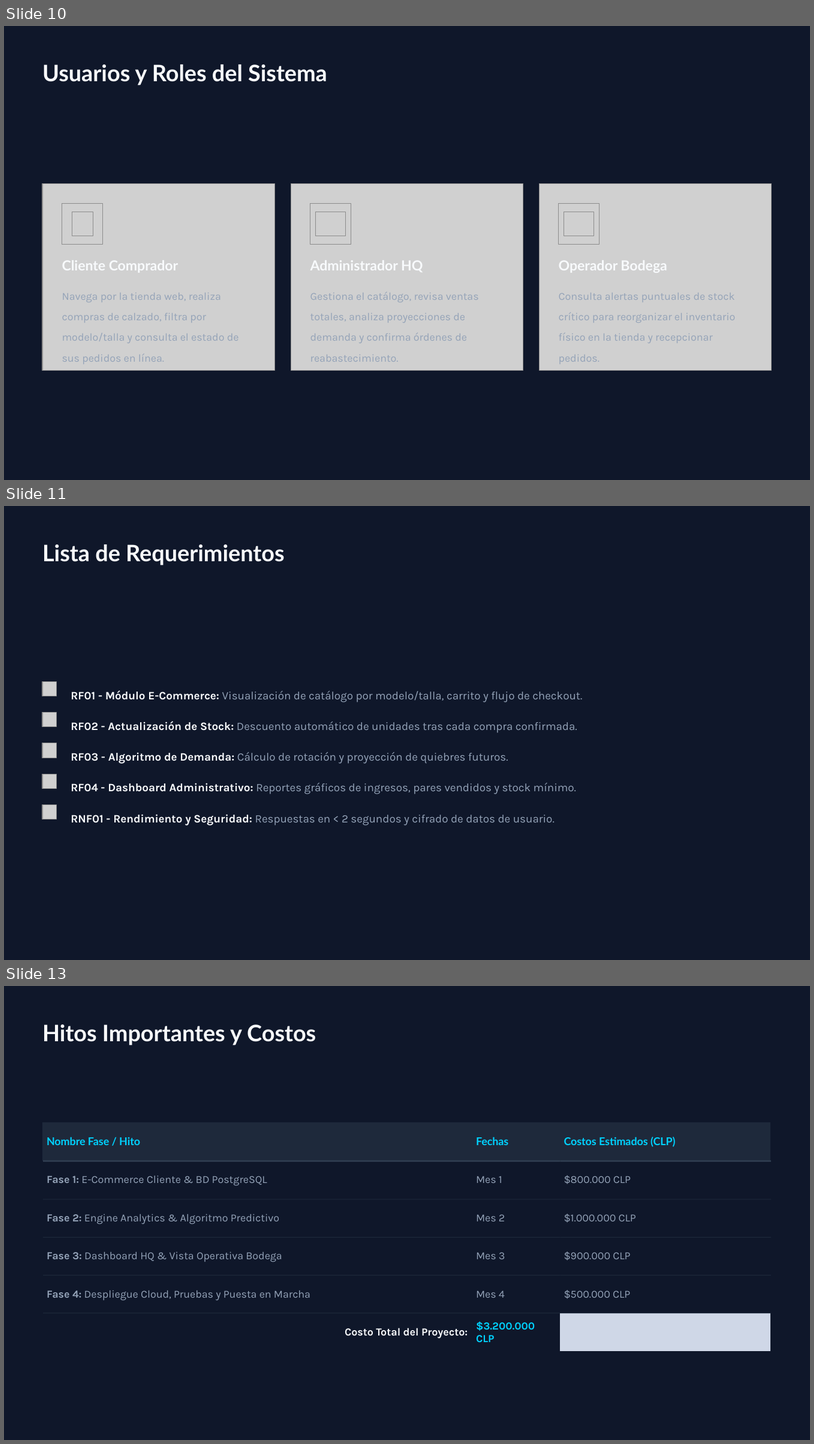
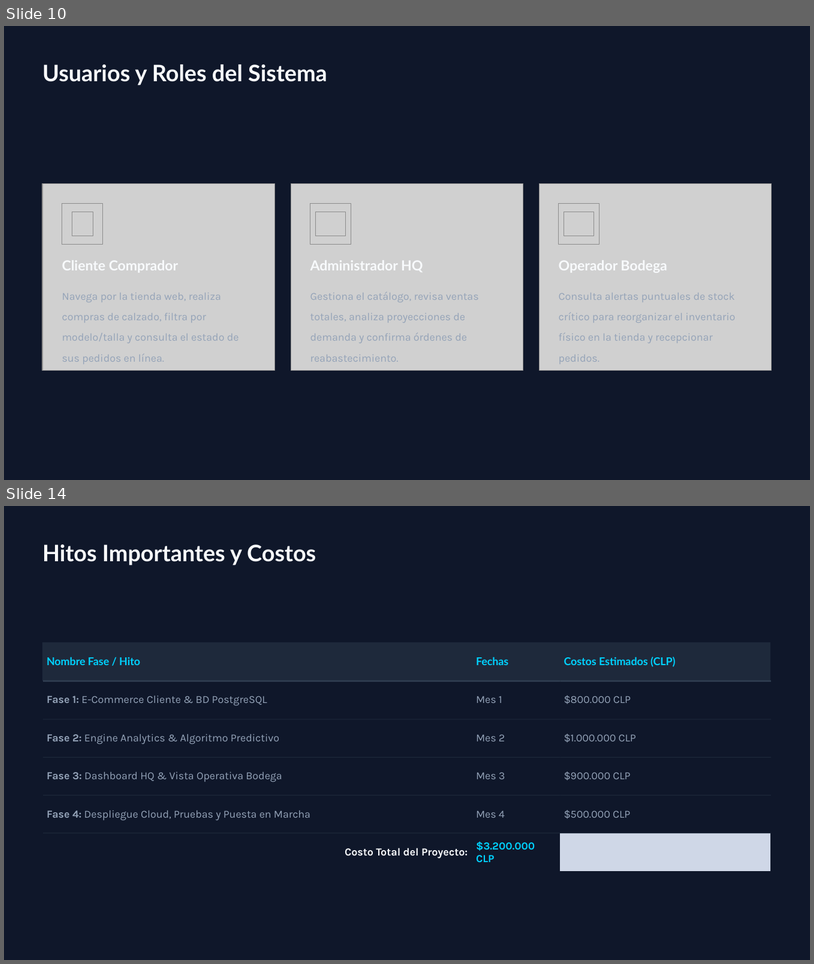
Before and after one commit to Adonias99/Capstone-Grupo-3, a slide deck: Grupo 3/Fase 1/Evidencias Grupales/Presentación Capstone Zapatillas Duoc.pptx. Shown one above the other, each under a label of ours: slides 10, 11 and 13 before the commit, slides 10 and 14 after it; the slides between them are not shown. The pictures are 814x1444 and 814x964 pixels, drawn with LibreOffice and Linux fonts; fonts in the diff are those of the drawing; grey boxes stand for pictures; background and template pictures are left out. Boxes give left, top, right and bottom in pixels: in the first picture for what was removed or moved away, otherwise in the second. Text is boxed around its words. In the diff, an @@ line names an element or a change of style, - is before the commit and + after.

```diff
--- a/Grupo 3/Fase 1/Evidencias Grupales/Presentación Capstone Zapatillas Duoc.pptx
+++ b/Grupo 3/Fase 1/Evidencias Grupales/Presentación Capstone Zapatillas Duoc.pptx
@@ slide 11 removed at <box>4,506,810,960</box>, background picture (left out) @@
@@ text removed at <box>42,544,285,565</box> @@
-Lista de Requerimientos
@@ picture removed at <box>43,681,57,696</box> @@
@@ text removed at <box>71,690,582,702</box> @@
-RF01 - Módulo E-Commerce: Visualización de catálogo por modelo/talla, carrito y flujo de checkout.
@@ picture removed at <box>43,712,57,727</box> @@
@@ text removed at <box>71,721,578,733</box> @@
-RF02 - Actualización de Stock: Descuento automático de unidades tras cada compra confirmada.
@@ picture removed at <box>43,743,57,757</box> @@
@@ text removed at <box>71,752,509,763</box> @@
-RF03 - Algoritmo de Demanda: Cálculo de rotación y proyección de quiebres futuros.
@@ picture removed at <box>43,774,57,789</box> @@
@@ text removed at <box>71,783,576,794</box> @@
-RF04 - Dashboard Administrativo: Reportes gráficos de ingresos, pares vendidos y stock mínimo.
@@ picture removed at <box>43,804,57,819</box> @@
@@ text removed at <box>71,814,555,825</box> @@
-RNF01 - Rendimiento y Seguridad: Respuestas en < 2 segundos y cifrado de datos de usuario.
@@ what was slide 13 is now slide 14 @@
```
Also in this commit, not shown: 2 slides changed, 3 slides added, 18 other files.
